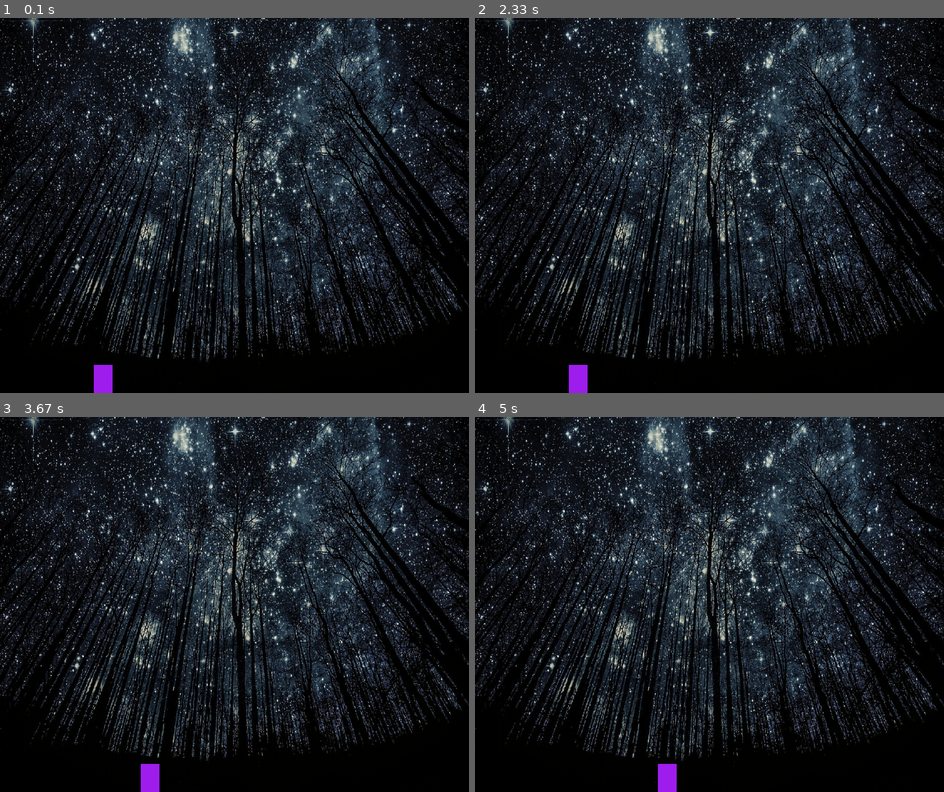
Above: before the commit, frames 1-4 (two rows, left to right).
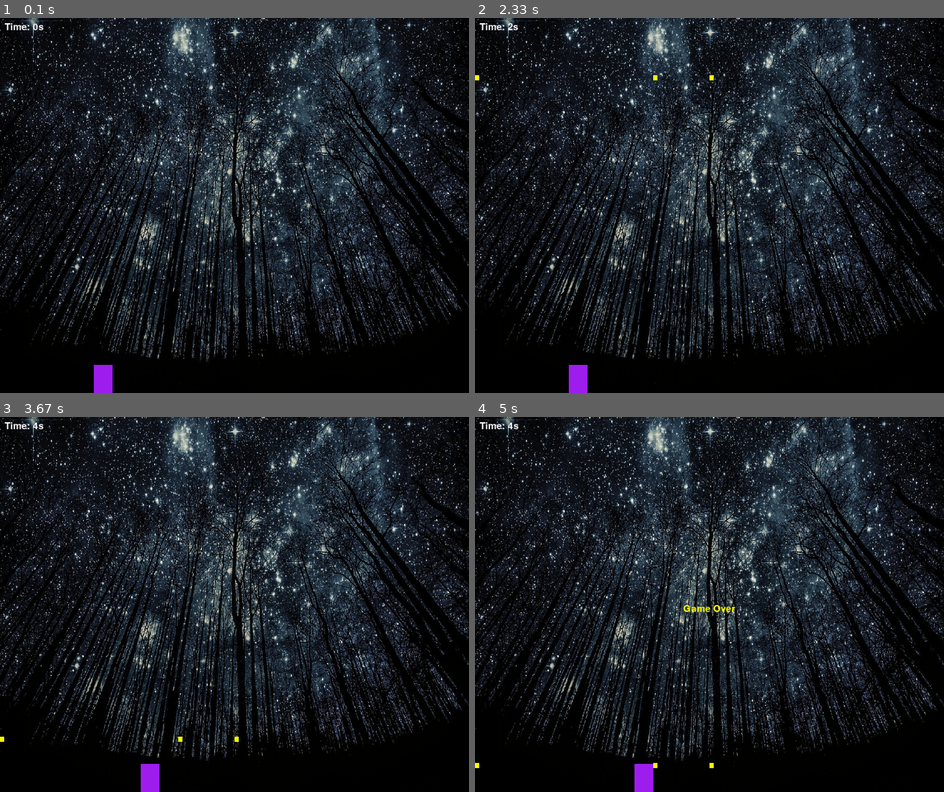
Above: after the commit, the same moments.

Repository: Moki00/pygame
Game: pygame game, started from main.py
Same seed, same stepped clock (60 frames per second), same inputs: the game is played once before the commit and once after it.
Inputs:
- Up to frame 1 (0.1 s): no input
- Up to frame 2 (2.33 s): hold Right 0.33-0.8 s; hold Right 0.83-1.3 s; hold Left 1.33-1.87 s; hold Left 1.9-2.3 s
- Up to frame 3 (3.67 s): hold Right 2.33-2.97 s; hold Left 3-3.47 s; hold Right from 3.5 s (still down)
- Up to frame 4 (5 s): release Right at 3.97 s

The runs differ from the first frame. In frame 1, less than 0.1% of the frame differs, in the area x 1-10%, y 1-4%; in frame 2, 0.1%; in frame 3, 0.1%; in frame 4, 0.8%, in the area x 0-56%, y 1-100%.

Commit message:
gameOver

Diff:
--- a/main.py
+++ b/main.py
@@ -3,37 +3,60 @@
 import random
 pygame.font.init()
 
-WIDTH, HEIGHT = 1000, 800
-WIN = pygame.display.set_mode((WIDTH, HEIGHT))
-pygame.display.set_caption("Avoid Rain")
+ScreenWidth = 1000
+ScreenHeight = 800
+Screen = pygame.display.set_mode((ScreenWidth, ScreenHeight))
+pygame.display.set_caption("Avoid The Rain")
 
-BG = pygame.transform.scale(pygame.image.load("bg.jpeg"),(WIDTH, HEIGHT)).convert()
+BG = pygame.transform.scale(pygame.image.load("bg.jpeg"),(ScreenWidth, ScreenHeight)).convert()
 
 PlayerWidth = 40
 PlayerHeight = 60
 PlayerVelocity = 5
+RainVelocity = 7
 Font = pygame.font.SysFont("comicsans", 30)
+RainWidth = 9
+RainHeight = 11
 
-def draw(player, elapsedTime):
-    WIN.blit(BG, (0,0))
+def draw(player, elapsedTime, rainDrops):
+    Screen.blit(BG, (0,0))
 
-    pygame.draw.rect(WIN, "purple", player)
+    time_text = Font.render(f"Time: {round(elapsedTime)}s", 1, "white")
+    Screen.blit(time_text, (10,10))
+
+    pygame.draw.rect(Screen, "purple", player)
+
+    for rainDrop in rainDrops:
+        pygame.draw.rect(Screen, "yellow", rainDrop)
 
     pygame.display.update()
 
 def main():
     run = True
 
-    player = pygame.Rect(200, HEIGHT - PlayerHeight,
+    player = pygame.Rect(200, ScreenHeight - PlayerHeight,
                          PlayerWidth, PlayerHeight)
 
     clock = pygame.time.Clock()
     startTime = time.time()
     elapsedTime = 0
+    rainAddTime = 2000
+    rainCount = 0
+    rainDrops = []
+    hit = False
 
     while run:
-        clock.tick(60)
+        rainCount += clock.tick(60)
         elapsedTime = time.time() - startTime
+
+        if rainCount > rainAddTime:
+            for _ in range(3):
+                rainX = random.randint(0, ScreenWidth - RainWidth)
+                rainDrop = pygame.Rect(rainX, -RainHeight, RainWidth, RainHeight)
+                rainDrops.append(rainDrop)
+
+            rainAddTime = max(200, rainAddTime-50)
+            rainCount = 0
 
         for event in pygame.event.get():
             if event.type == pygame.QUIT:
@@ -43,14 +66,31 @@
         keys = pygame.key.get_pressed()
         if keys[pygame.K_LEFT] and player.x + PlayerWidth*0.2 >0:
             player.x -= PlayerVelocity
-        if keys[pygame.K_RIGHT] and player.x + PlayerWidth*0.8 < WIDTH:
+        if keys[pygame.K_RIGHT] and player.x + PlayerWidth*0.8 < ScreenWidth:
             player.x += PlayerVelocity
         # if keys[pygame.K_UP]:
         #     player.y -= PlayerVelocity
         # if keys[pygame.K_DOWN]:
         #     player.y -= PlayerVelocity
 
-        draw(player, elapsedTime)
+        for rainDrop in rainDrops[:]:
+            rainDrop.y += RainVelocity
+            if rainDrop.y > ScreenHeight:
+                rainDrops.remove(rainDrop)
+            elif rainDrop.y >= player.y and rainDrop.colliderect(player):
+                rainDrops.remove(rainDrop)
+                hit = True
+                break
+
+        if hit:
+            lostText = Font.render("Game Over", 1, "yellow")
+            Screen.blit(lostText, (ScreenWidth/2 - lostText.get_width()/2, ScreenHeight/2))
+            pygame.display.update()
+            pygame.time.delay(4000)
+            break
+
+
+        draw(player, elapsedTime, rainDrops)
 
     pygame.quit()
 
